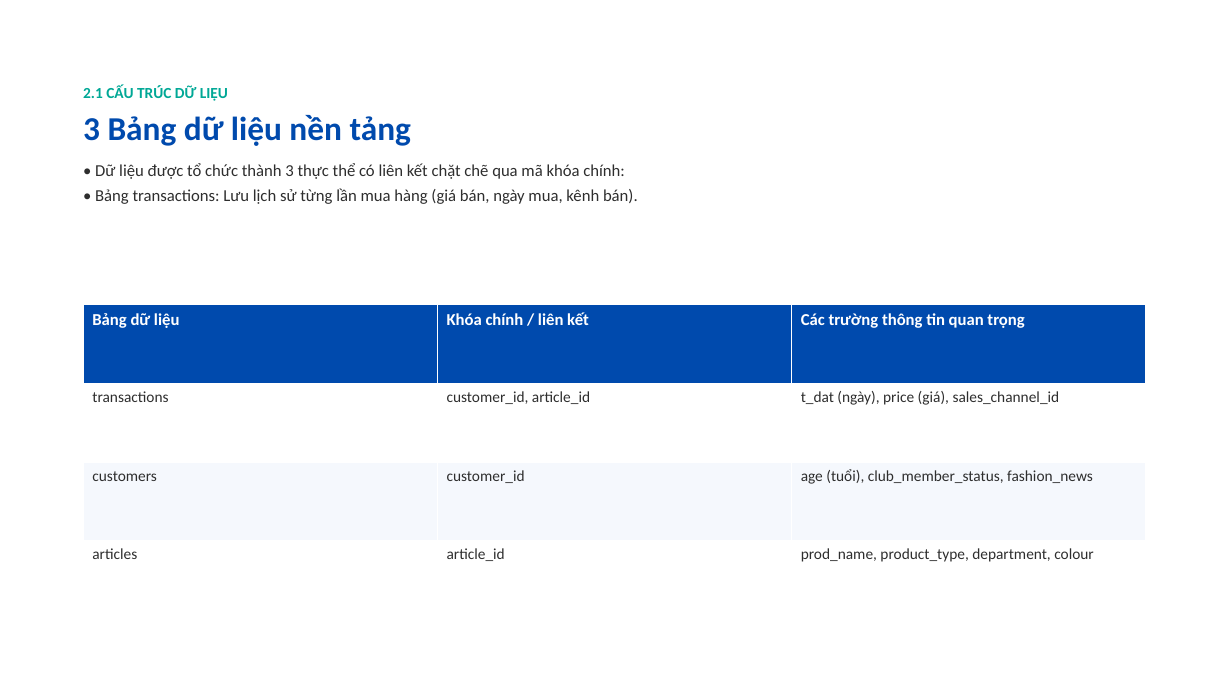
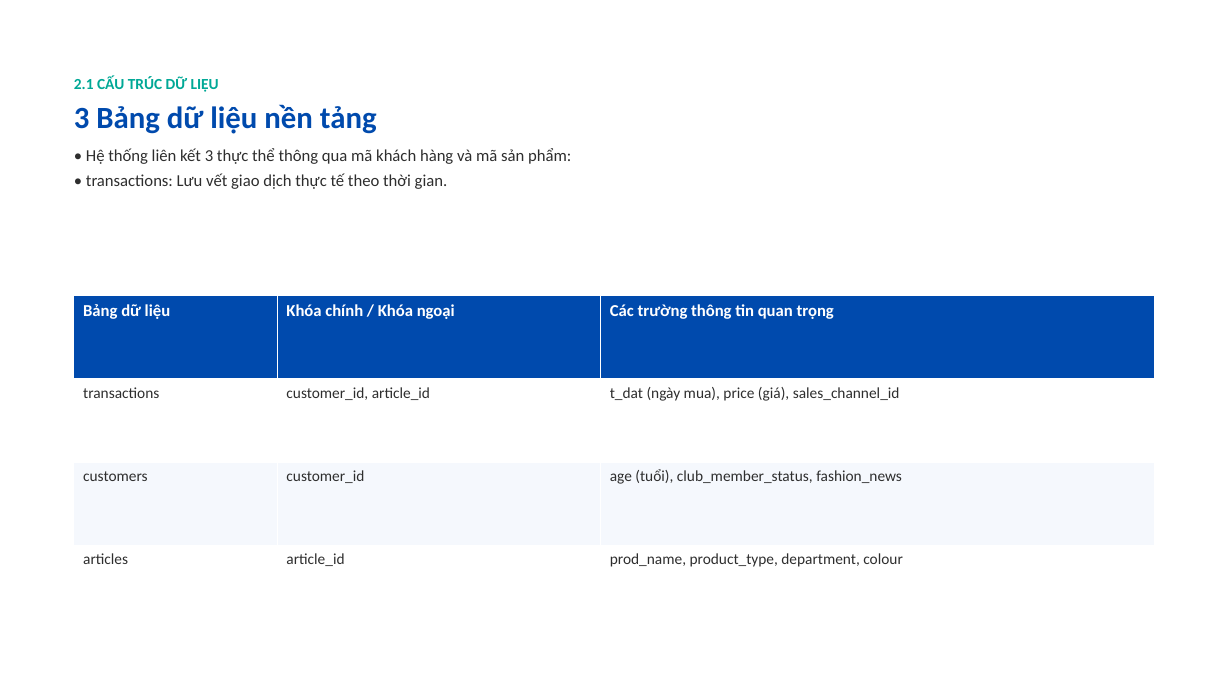
Before and after one commit to TminTtapcode/BTL_PTDL, a slide deck: slide 4 of docs/Slide_Thuyet_Trinh_HM_Modern_Minimal_16_Slides.pptx. Drawn at 1232x693 pixels with LibreOffice and Linux fonts; fonts in the diff are those of the drawing; background and template pictures are left out. Boxes give left, top, right and bottom in pixels: in the first picture for what was removed or moved away, otherwise in the second. Text is boxed around its words. In the diff, an @@ line names an element or a change of style, - is before the commit and + after.

```diff
--- a/docs/Slide_Thuyet_Trinh_HM_Modern_Minimal_16_Slides.pptx
+++ b/docs/Slide_Thuyet_Trinh_HM_Modern_Minimal_16_Slides.pptx
@@ text "2.1 CẤU TRÚC DỮ LIỆU" moved from (x1=83, y1=85, x2=638, y2=204) to (x1=74, y1=76, x2=571, y2=189) @@
@@ text at (x1=74, y1=104, x2=377, y2=134): size 26 to 24 pt in "3 Bảng dữ liệu nền tảng"; less space between paragraphs @@
@@ text at (x1=86, y1=148, x2=571, y2=189): text changed @@
-• Dữ liệu được tổ chức thành 3 thực thể có liên kết chặt chẽ qua mã khóa chính:
-• Bảng transactions: Lưu lịch sử từng lần mua hàng (giá bán, ngày mua, kênh bán).
+• Hệ thống liên kết 3 thực thể thông qua mã khách hàng và mã sản phẩm:
+• transactions: Lưu vết giao dịch thực tế theo thời gian.
@@ table at (x1=74, y1=296, x2=1155, y2=628) @@
-row 1, column 2: Khóa chính / liên kết
+row 1, column 2: Khóa chính / Khóa ngoại
-row 2, column 3: t_dat (ngày), price (giá), sales_channel_id
+row 2, column 3: t_dat (ngày mua), price (giá), sales_channel_id
@@ table resized from (x1=83, y1=305, x2=1145, y2=619) to (x1=74, y1=296, x2=1155, y2=628) @@
```
Also in this commit, not shown: 13 other slides changed, 2 slides added, 2 slides removed.
